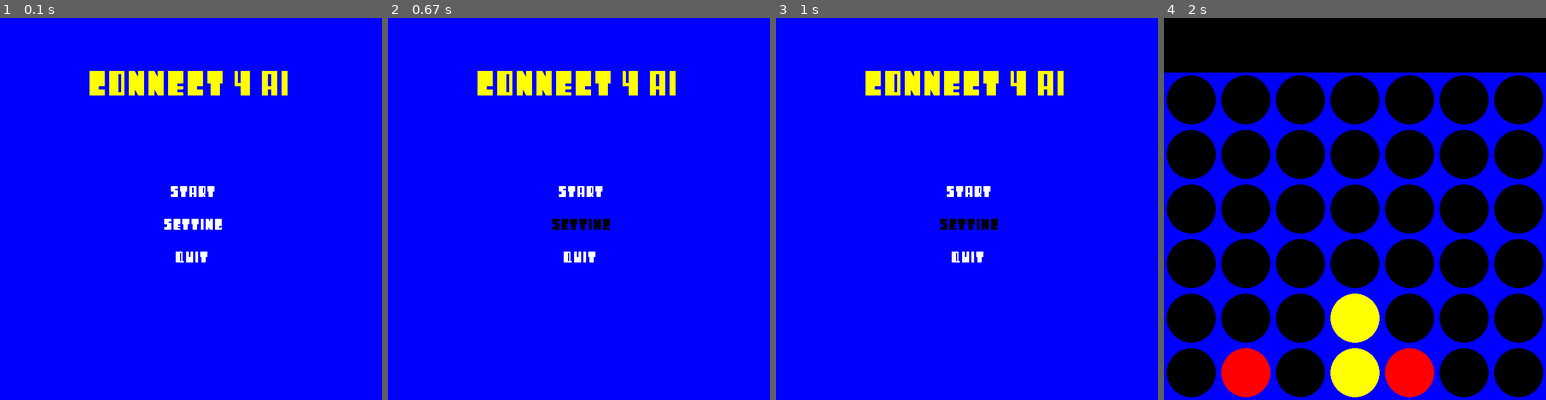
Above: before the commit, frames 1-4 (left to right).
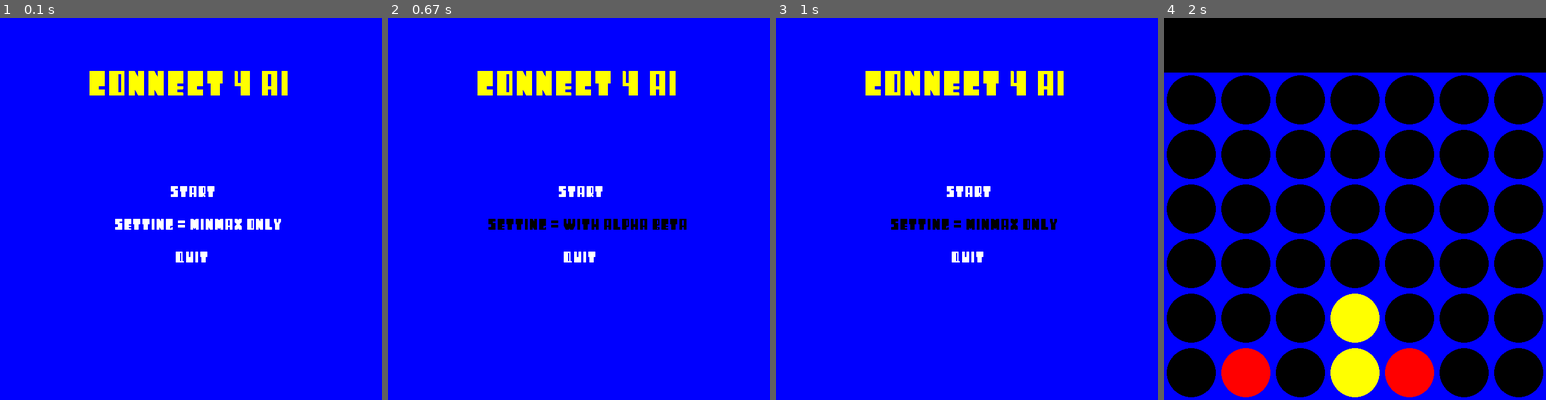
Above: after the commit, the same moments.

Repository: Bl1th/connect4-ai
Game: pygame game, started from mainmenu.py
Same seed, same stepped clock (60 frames per second), same inputs: the game is played once before the commit and once after it.
Inputs (mouse positions are in pixels of both pictures, inside the frame that each line leads up to):
- Up to frame 1 (0.1 s): no input
- Up to frame 2 (0.67 s): click (563, 224) at 0.38 s
- Up to frame 3 (1 s): click (974, 224) at 0.72 s, where only the run after the commit has a clickable "SETTING = WITH ALPHA BETA"
- Up to frame 4 (2 s): click "START" at 1.22 s; click (1400, 243) at 1.55 s; click (1217, 197) at 1.88 s

The runs differ from the first frame. In frame 1, 0.7% of the frame differs, in the area x 30-74%, y 52-56%; in frame 2, 0.9%, in the area x 26-79%, y 52-56%; in frame 3, 0.7%; in frame 4, nothing differs.

Commit message:
added minor changes for setting option

Diff:
--- a/mainmenu.py
+++ b/mainmenu.py
@@ -3,8 +3,6 @@
 from pygame.locals import *
 import os
 
-# Game Initialization
-pygame.init()
 
 # Center the Game Application
 os.environ['SDL_VIDEO_CENTERED'] = '1'
@@ -30,6 +28,12 @@
 clock = pygame.time.Clock()
 FPS=30
 
+# Setting option
+opsi_setting = "MINMAX ONLY"
+
+# opsi_setting = "WITH ALPHA BETA"
+
+
 # Text Renderer
 def text_format(message, textFont, textSize, textColor):
     newFont=pygame.font.Font(textFont, textSize)
@@ -37,7 +41,10 @@
 
     return newText
 
-def mainmenu():
+def mainmenu(opsi_setting):
+    # Game Initialization
+    pygame.init()
+
     class Option:
 
         hovered = False
@@ -66,9 +73,11 @@
             self.rect = self.rend.get_rect()
             self.rect.topleft = self.pos
 
+    setting_txt = "SETTING = " + opsi_setting
+
     menu_font = pygame.font.Font(font, 40)
     text_start=text_format("START", font, 75, white)
-    text_setting=text_format("SETTING", font, 75, white)
+    text_setting=text_format(setting_txt, font, 75, white)
     text_quit=text_format("QUIT", font, 75, white)
 
     start_rect=text_start.get_rect()
@@ -77,7 +86,7 @@
 
     options = [
         Option("START", (screen_width/2 - (start_rect[2]/4), 300)),
-        Option("SETTING", (screen_width/2 - (setting_rect[2]/4), 360)),
+        Option(setting_txt, (screen_width/2 - (setting_rect[2]/4), 360)),
         Option("QUIT", (screen_width/2 - (quit_rect[2]/4), 420))]
 
     pygame.display.update()
@@ -95,6 +104,12 @@
                         quit()
                     if event.type == pygame.MOUSEBUTTONDOWN and option.text == "START":
                         os.system('connect4_ai.py')
+                    if event.type == pygame.MOUSEBUTTONDOWN and option.text == setting_txt:
+                        if opsi_setting == "WITH ALPHA BETA":
+                            opsi_setting = "MINMAX ONLY"
+                        elif opsi_setting == "MINMAX ONLY":
+                            opsi_setting = "WITH ALPHA BETA"
+                        mainmenu(opsi_setting)
                     if event.type == pygame.MOUSEBUTTONDOWN and option.text == "QUIT":
                         pygame.quit()
                         quit()
@@ -111,6 +126,6 @@
 
 
 
-mainmenu()
+mainmenu(opsi_setting)
 pygame.quit()
 QUIT()
